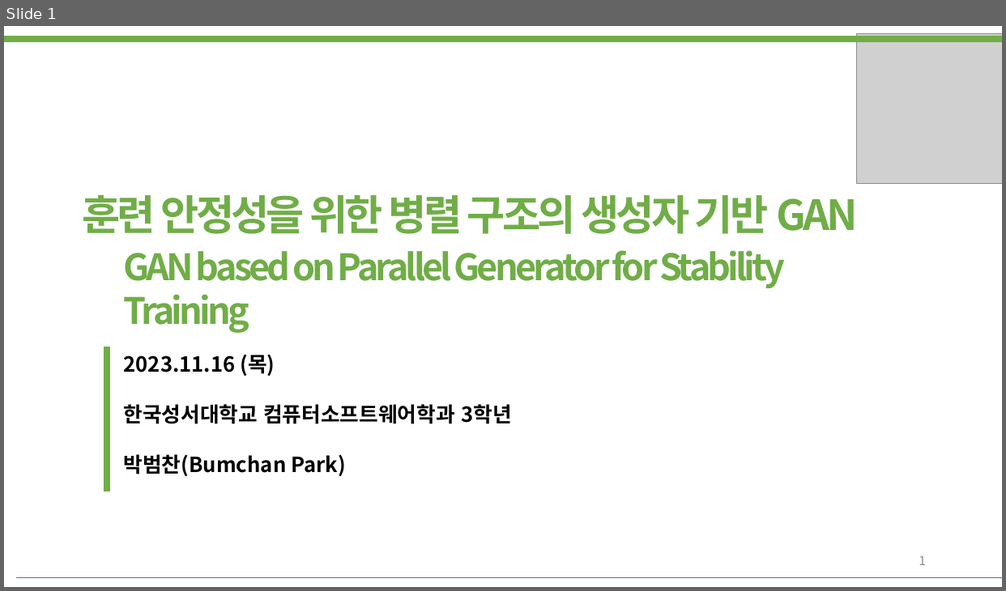
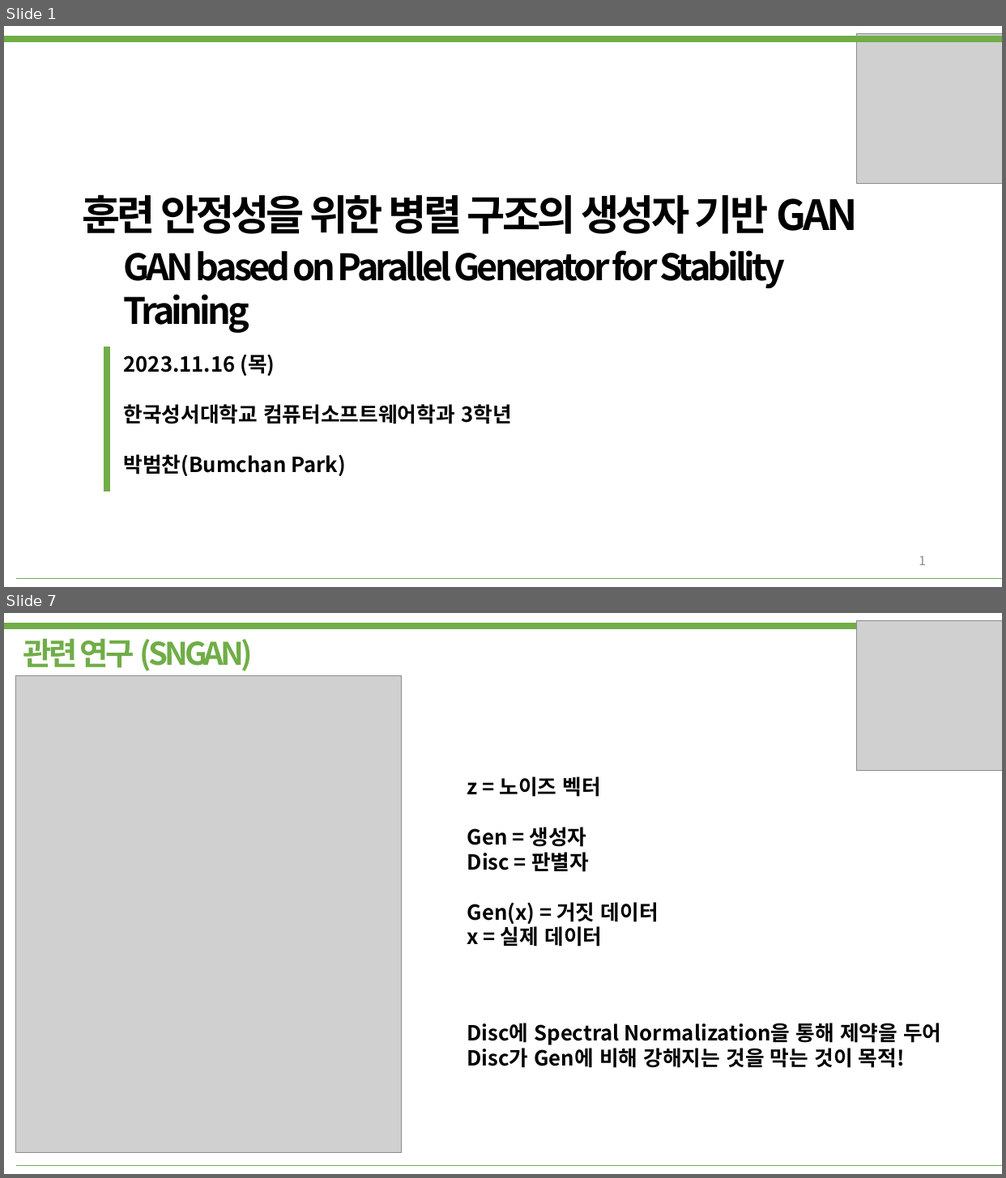
Before and after one commit to bumcoding/GAN_Indicators, a slide deck: 발표자료.pptx. Shown one above the other, each under a label of ours: slide 1 before the commit, slides 1 and 7 after it; the slides between them are not shown. The pictures are 1006x591 and 1006x1178 pixels, drawn with LibreOffice and Linux fonts; fonts in the diff are those of the drawing; grey boxes stand for pictures. Boxes give left, top, right and bottom in pixels: in the first picture for what was removed or moved away, otherwise in the second. Text is boxed around its words. In the diff, an @@ line names an element or a change of style, - is before the commit and + after.

```diff
--- a/발표자료.pptx
+++ b/발표자료.pptx
@@ slide 7 added at <box>4,613,1002,1174</box>, background #FFFFFF @@
@@ line added from (4, 627) to (1002, 627), #70AD47 6 pt @@
@@ picture added at <box>857,621,1002,771</box> @@
@@ text added at <box>23,638,253,671</box>, 30 pt, text #70AD47, bold @@
+관련 연구 (SNGAN)
@@ picture added at <box>16,676,402,1152</box> @@
@@ text added at <box>467,777,658,947</box>, 20 pt, text #000000, bold @@
+z = 노이즈 벡터
+Gen = 생성자
+Disc = 판별자
+Gen(x) = 거짓 데이터
+x = 실제 데이터
@@ text added at <box>467,1023,941,1068</box>, 20 pt, text #000000, bold @@
+Disc에 Spectral Normalization을 통해 제약을 두어
+Disc가 Gen에 비해 강해지는 것을 막는 것이 목적!
@@ line added from (16, 1165) to (1002, 1165), #70AD47 0.25 pt @@
@@ slide 1 changed as well @@
@@ text "훈련 안정성을 위한 병렬 구조의 ..." at <box>83,194,858,234</box>: text colour #70AD47 to #000000 @@
@@ text "GAN based on Parallel Generator ..." at <box>124,250,786,333</box>: text colour #70AD47 to #000000 @@
@@ line (16, 578) - (1002, 578): stroke #4472C4 0.25 pt to #70AD47 0.25 pt @@
```
Also in this commit, not shown: 11 other slides added, 1 slide removed, 3 other files.
